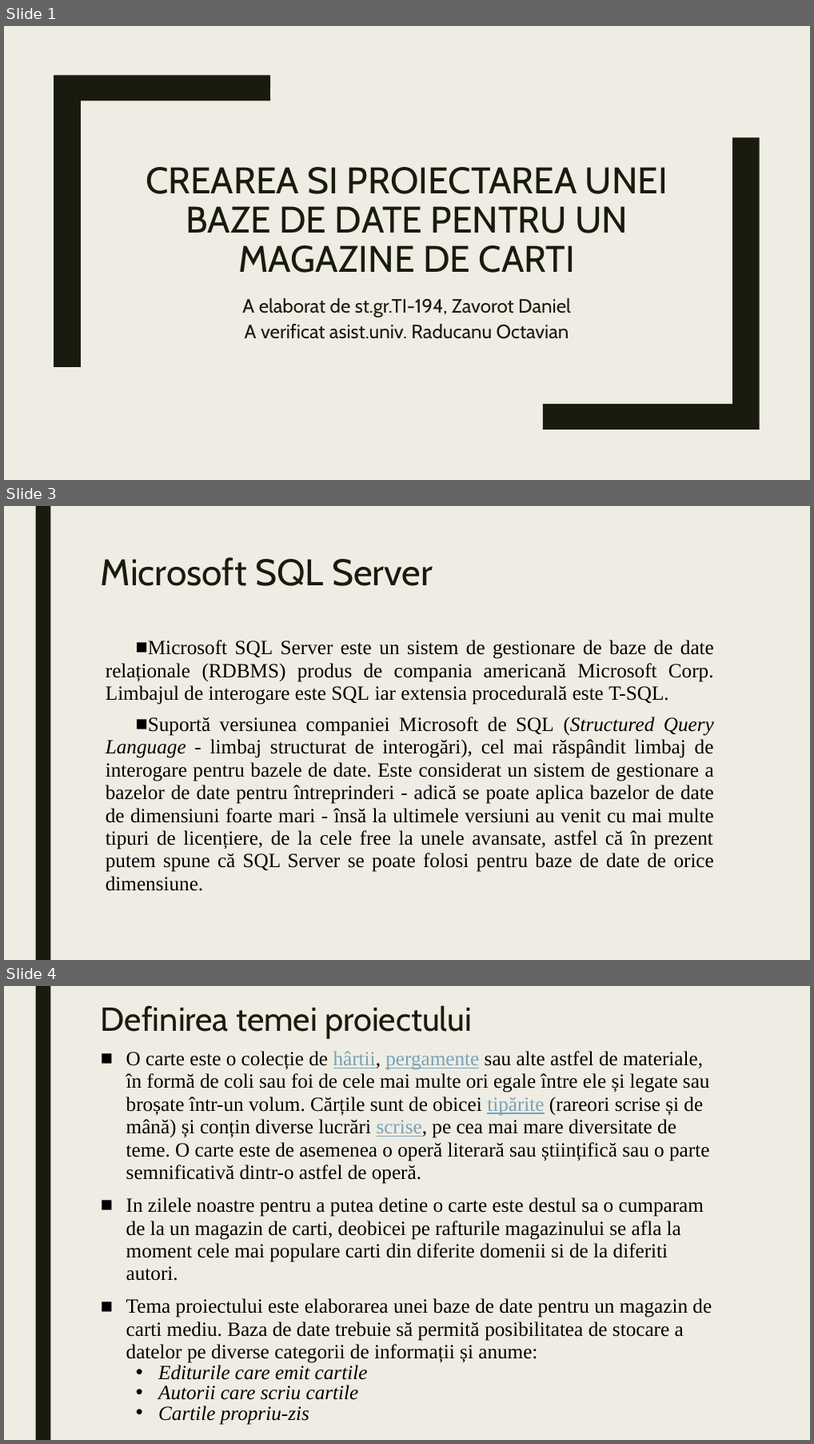
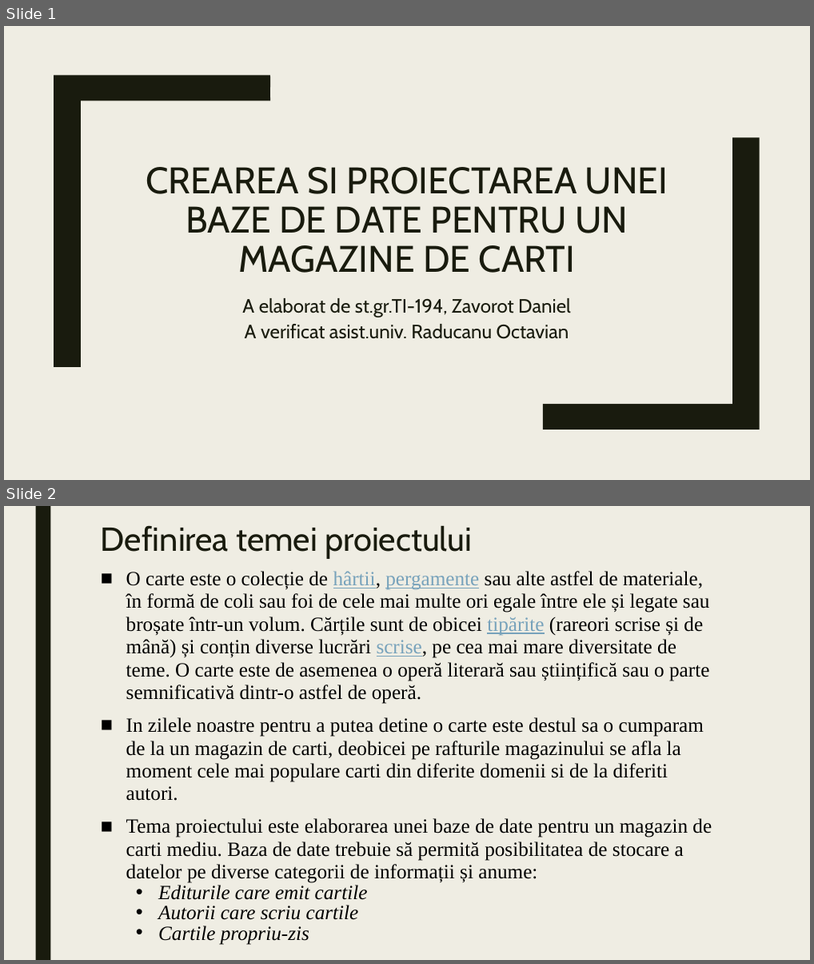
Before and after one commit to dani3lz/Anul3.1, a slide deck: BD/BD Proiect.pptx. Shown one above the other, each under a label of ours: slides 1, 3 and 4 before the commit, slides 1 and 2 after it; the slides between them are not shown. The pictures are 814x1444 and 814x964 pixels, drawn with LibreOffice and Linux fonts; fonts in the diff are those of the drawing. Boxes give left, top, right and bottom in pixels: in the first picture for what was removed or moved away, otherwise in the second. Text is boxed around its words. In the diff, an @@ line names an element or a change of style, - is before the commit and + after.

```diff
--- a/BD/BD Proiect.pptx
+++ b/BD/BD Proiect.pptx
@@ slide 3 removed at (4, 506, 810, 960), background #EFEDE3; not listed: 1 template element that a slide beside it also shows @@
@@ title removed at (101, 557, 433, 586) @@
-Microsoft SQL Server
@@ text removed at (106, 640, 714, 891) @@
-■ Microsoft SQL Server este un sistem de gestionare de baze de date relaționale (RDBMS) produs de compania americană Microsoft Corp. Limbajul de interogare este SQL iar extensia procedurală este T-SQL.
-■ Suportă versiunea companiei Microsoft de SQL (Structured Query Language - limbaj structurat de interogări), cel mai răspândit limbaj de interogare pentru bazele de date. Este considerat un sistem de gestionare a bazelor de date pentru întreprinderi - adică se poate aplica bazelor de date de dimensiuni foarte mari - însă la ultimele versiuni au venit cu mai multe tipuri de licențiere, de la cele free la unele avansate, astfel că în prezent putem spune că SQL Server se poate folosi pentru baze de date de orice dimensiune.
@@ what was slide 4 is now slide 2 @@
```
Also in this commit, not shown: 1 other slide removed, 5 other files.
